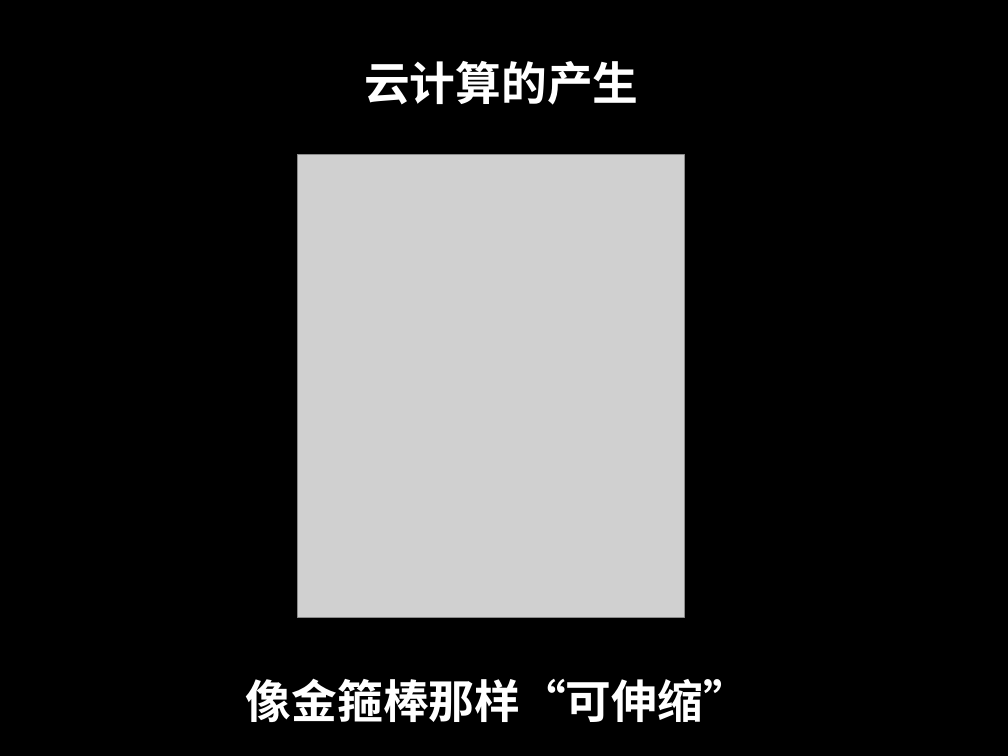
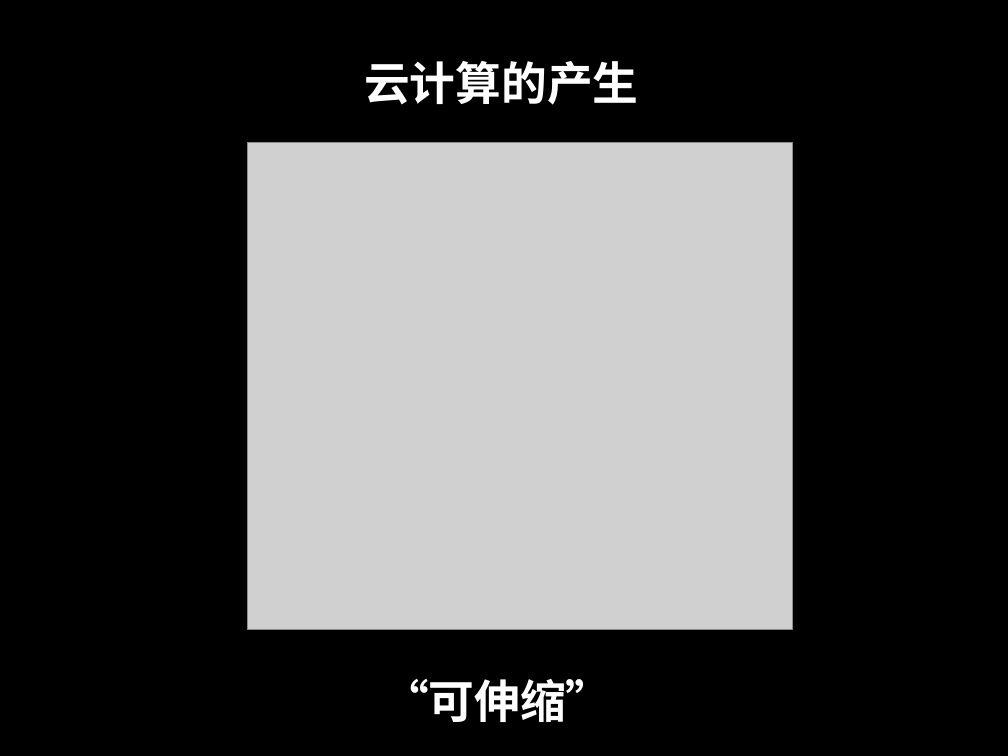
Before and after one commit to hopesfish/Demo, a slide deck: slide 17 of SDU-training/ppt/Panwei S1.odp. Drawn at 1008x756 pixels with LibreOffice and Linux fonts; fonts in the diff are those of the drawing; grey boxes stand for pictures. Boxes give left, top, right and bottom in pixels: in the first picture for what was removed or moved away, otherwise in the second. Text is boxed around its words. In the diff, an @@ line names an element or a change of style, - is before the commit and + after.

Commit message:
更新slide

```diff
--- a/SDU-training/ppt/Panwei S1.odp
+++ b/SDU-training/ppt/Panwei S1.odp
@@ picture: place and size @@
-picture at (297,155,684,617)
+picture at (248,143,793,630)
@@ text at (383,679,612,722): text changed @@
-像金箍棒那样“可伸缩”
+“可伸缩”
```
